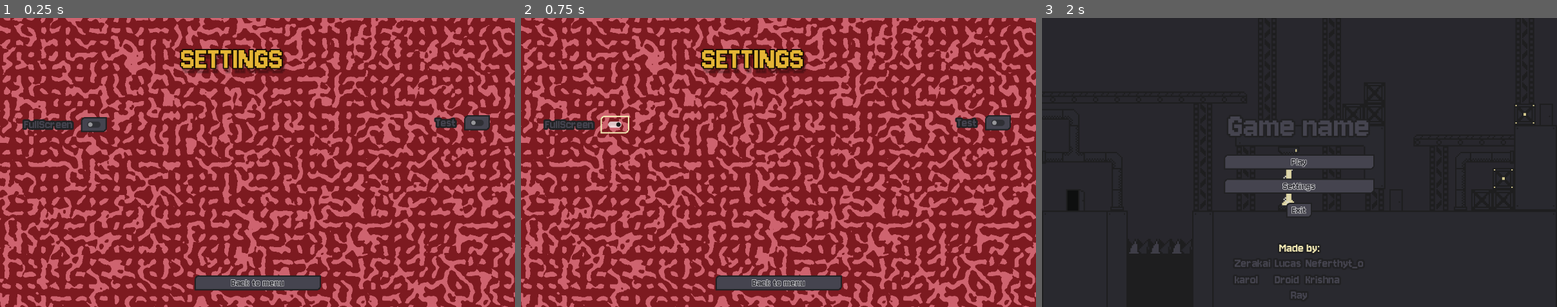
Above: before the commit, frames 1-3 (left to right).
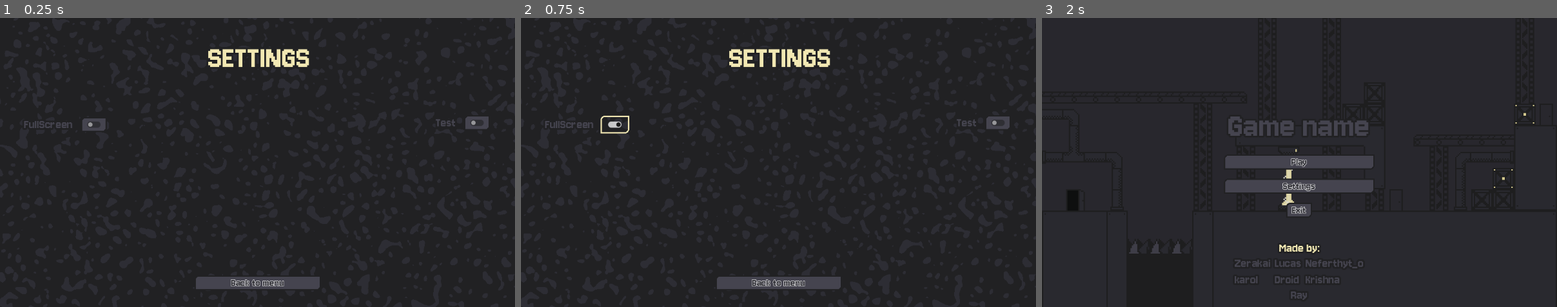
Above: after the commit, the same moments.

Repository: Dev-Karol1111/GMTK-2025
Game: Godot game, scene res://ui/settings/settings.tscn
Two runs of this game, one before a commit and one after it. Both use one fixed random seed, a clock stepped at 60 frames per second and the inputs below. This scene is started directly instead of the project's main scene. The engine's default icon, where the game draws it, is replaced by a stand-in: a white triangle on a blue panel in a dark square.
Inputs (mouse positions are in pixels of both pictures, inside the frame that each line leads up to):
- Up to frame 1 (0.25 s): no input
- Up to frame 2 (0.75 s): click (613, 124) at 0.52 s
- Up to frame 3 (2 s): click "Back to menu" at 1.25 s

The runs differ from the first frame. In frame 1, 98% of the frame differs, in the area x 0-100%, y 0-100%; in frame 2, 98%; in frame 3, nothing differs.

Commit message:
Finished UI

Diff:
--- a/ui/settings/settings.tscn
+++ b/ui/settings/settings.tscn
@@ -5,14 +5,12 @@
 
 [sub_resource type="Gradient" id="Gradient_ttsya"]
 interpolation_mode = 1
-offsets = PackedFloat32Array(0, 0.487654)
-colors = PackedColorArray(0.490715, 0.1024, 0.127591, 1, 0.809386, 0.391672, 0.438593, 1)
+offsets = PackedFloat32Array(0, 0.232877)
+colors = PackedColorArray(0.180392, 0.180392, 0.203922, 1, 0.129412, 0.129412, 0.137255, 1)
 
 [sub_resource type="FastNoiseLite" id="FastNoiseLite_bjc66"]
-noise_type = 3
 seed = 1
-frequency = 0.0366
-offset = Vector3(-233.33, 0, 0)
+frequency = 0.0276
 fractal_type = 2
 fractal_lacunarity = 1.0
 fractal_gain = 2.0
@@ -21,7 +19,10 @@
 [sub_resource type="NoiseTexture2D" id="NoiseTexture2D_48xlc"]
 width = 1152
 height = 648
+in_3d_space = true
 generate_mipmaps = false
+seamless_blend_skirt = 0.325
+bump_strength = 43.0
 color_ramp = SubResource("Gradient_ttsya")
 noise = SubResource("FastNoiseLite_bjc66")
 
@@ -38,6 +39,7 @@
 script = ExtResource("1_hrs25")
 
 [node name="Background" type="TextureRect" parent="."]
+layout_mode = 0
 offset_right = 1152.0
 offset_bottom = 648.0
 texture = SubResource("AtlasTexture_hrs25")
@@ -47,18 +49,13 @@
 anchors_preset = 5
 anchor_left = 0.5
 anchor_right = 0.5
-offset_left = -171.0
-offset_top = 51.0
-offset_right = 174.0
-offset_bottom = 154.0
+offset_left = -110.0
+offset_top = 49.0
+offset_right = 119.0
+offset_bottom = 131.0
 grow_horizontal = 2
-theme_override_colors/font_color = Color(0.898039, 0.709804, 0.207843, 1)
-theme_override_colors/font_shadow_color = Color(0, 0, 0, 0.196078)
-theme_override_colors/font_outline_color = Color(0.0745098, 0.0470588, 0.00392157, 1)
-theme_override_constants/shadow_offset_x = 5
-theme_override_constants/shadow_offset_y = 10
-theme_override_constants/outline_size = 10
-theme_override_constants/shadow_outline_size = 10
+theme = ExtResource("1_bjc66")
+theme_override_colors/font_color = Color(0.94902, 0.909804, 0.701961, 1)
 theme_override_font_sizes/font_size = 75
 text = "SETTINGS"
 
